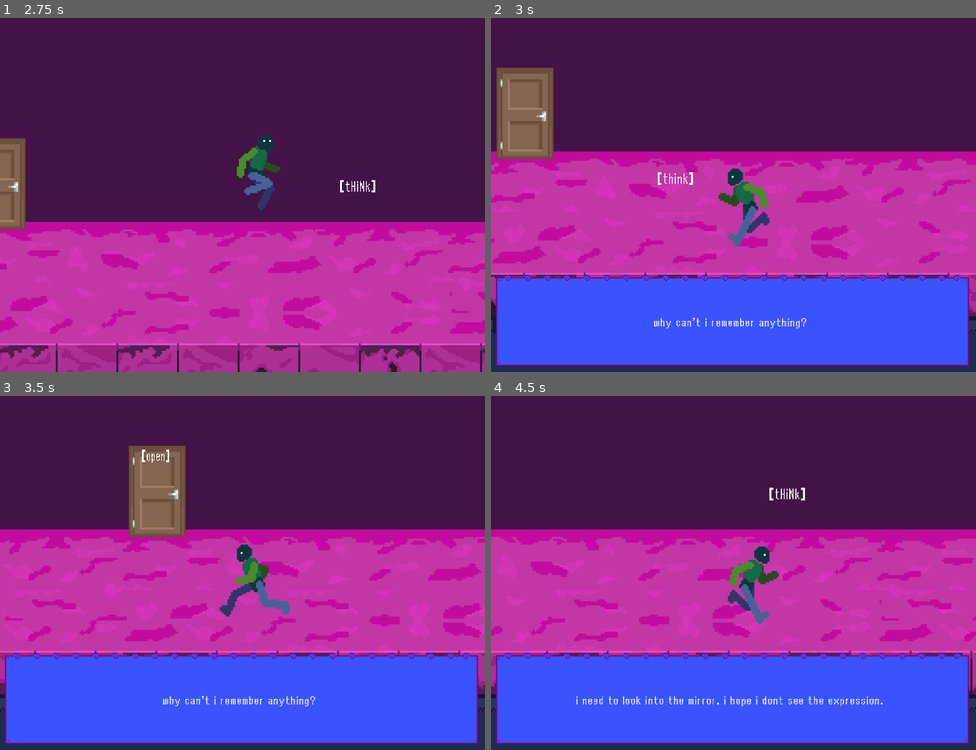
Above: before the commit, frames 1-4 (two rows, left to right).
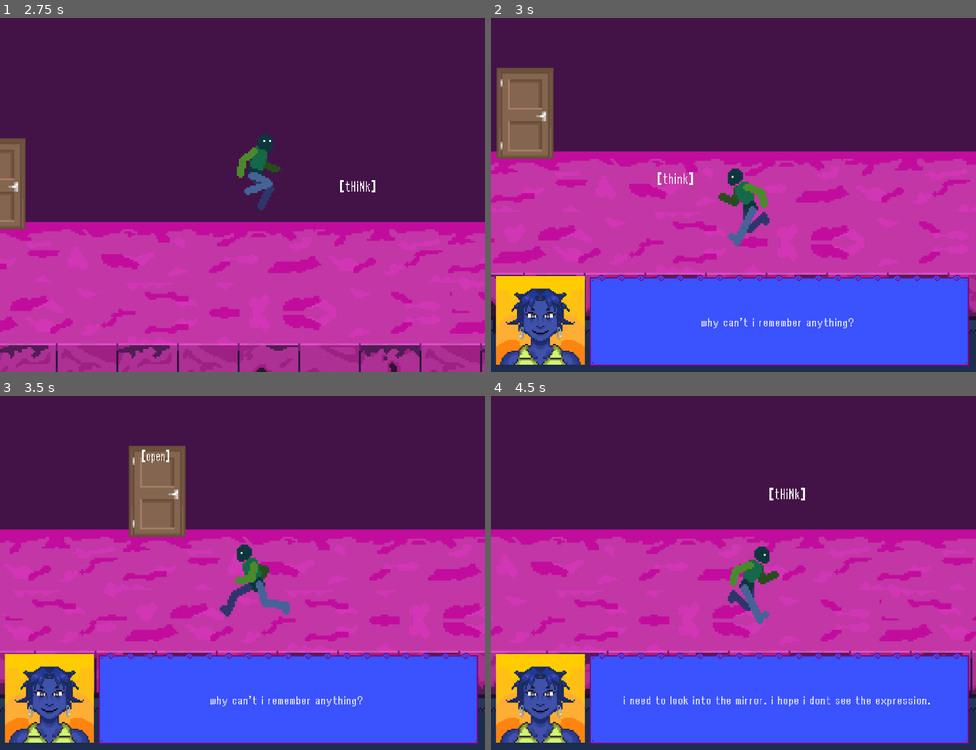
Above: after the commit, the same moments.

Repository: nisaturk/mirrorfixer-prototype
Game: Godot game, scene res://scenes/main_menu.tscn
The game is run twice, just before and just after one commit, with the same random seed, the same clock (stepped at 60 frames per second) and the same inputs.
Inputs:
- Up to frame 1 (2.75 s): click "START THIS SHIT" at 0.5 s; hold E (interact) 1.28-2.03 s; hold Right (move_right) from 1.28 s (still down); tap Up (jump) at 1.52, 2.27 s; tap E (interact) at 2.1 s
- Up to frame 2 (3 s): release Right (move_right) at 2.78 s; hold Left (move_left) from 2.78 s (still down); hold E (interact) from 2.78 s (still down)
- Up to frame 3 (3.5 s): keep holding Left (move_left); keep holding E (interact)
- Up to frame 4 (4.5 s): release Left (move_left) at 3.53 s; release E (interact) at 3.53 s; hold Right (move_right) from 3.53 s (still down); tap E (interact) at 3.6 s; tap Up (jump) at 3.77 s; hold E (interact) from 4.28 s (still down)

Frame 1 is identical in both runs. In frame 2, 5.9% of the frame differs, in the area x 1-96%, y 72-99%; in frame 3, 5.9%; in frame 4, 6.2%.

Commit message:
pause menu fix + interaction improvement

Diff:
--- a/scenes/basement.tscn
+++ b/scenes/basement.tscn
@@ -4261,13 +4261,16 @@
 position = Vector2(-265, 4)
 dialogue_id = "IMbasement1_1"
 hint_text = "think"
+single_use = true
 
 [node name="InteractableObject2" parent="InnerMonologues" instance=ExtResource("9_5j8jl")]
 position = Vector2(-154, -29)
 dialogue_id = "IMbasement1_2"
 hint_text = "tHiNk"
+single_use = true
 
 [node name="InteractableObject3" parent="InnerMonologues" instance=ExtResource("9_5j8jl")]
 position = Vector2(-55, 14)
 dialogue_id = "IMbasement1_3"
 hint_text = "THINK"
+single_use = true
--- a/scenes/pause_menu.tscn
+++ b/scenes/pause_menu.tscn
@@ -114,7 +114,7 @@
 default_font_size = 50
 
 [node name="PauseMenu" type="CanvasLayer"]
-layer = 10
+layer = 14
 script = ExtResource("1_kukqi")
 
 [node name="ColorRect" type="Panel" parent="."]
--- a/scripts/DialogueUI.gd
+++ b/scripts/DialogueUI.gd
@@ -5,6 +5,7 @@
 
 const portrait_map = { # new portrait library hehe
 	"Player": "res://assets/ui/portraits/thep-idle.png",
+	"InnerMonologues":"res://assets/ui/portraits/thep-idle.png",
 	"IAAreas": "res://assets/ui/portraits/thep-idle.png",
 	"MissManager": "res://assets/ui/portraits/missmanager-idle.png",
 	"Maxime": "res://assets/ui/portraits/maxime.png",
@@ -17,6 +18,7 @@
 
 var current_caller = null
 var current_node_id: String = ""
+var current_start_id: String = ""
 
 func _ready():
 	hide_box()
@@ -26,6 +28,9 @@
 		button.queue_free()
 
 	if id == "end":
+		if not GlobalState.finished_dialogues.has(current_start_id):
+			GlobalState.finished_dialogues.append(current_start_id)
+			print("dialogue is dooone: ", current_start_id)
 		emit_signal("dialogue_cancelled", current_caller)
 		hide_box()
 		return
@@ -67,11 +72,11 @@
 	if start_id.is_empty():
 		return
 
+	current_start_id = start_id
 	current_caller = caller
 	visible = true
 
 	var portrait_key = caller.get("portrait_id")
-
 	if portrait_key and portrait_map.has(portrait_key):
 		portrait_texture.texture = load(portrait_map[portrait_key])
 		portrait_box.show()
--- a/scripts/action_manager.gd
+++ b/scripts/action_manager.gd
@@ -64,7 +64,6 @@
 	SceneManager.change_scene("FLOOR_2", "FlatSpawn")
 
 func _action_go_upstairs(_caller_node):
-	#print("go upstairs action was called?")
 	DialogueData.just_used_elevator = false
 	SceneManager.change_scene("LOBBY", "StairsSpawn")
 
--- a/scripts/bell.gd
+++ b/scripts/bell.gd
@@ -27,7 +27,6 @@
 	if $AudioStreamPlayer2D.playing: # so the bell sounds wont overlap
 		$AudioStreamPlayer2D.stop()
 	$AudioStreamPlayer2D.play()
-
 	#print("BELLO rungO! Count:", ring_count)
 
 func _on_body_entered(body: Node2D) -> void:
--- a/scripts/global_state.gd
+++ b/scripts/global_state.gd
@@ -5,6 +5,7 @@
 var spoke_to_miss_manager: bool = false
 var unlocked_floors: Array[String] = ["BASEMENT", "LOBBY"]
 var flat_1_puzzle_solved: bool = false
+var finished_dialogues: Array = []
 
 const SAVE_PATH = "user://savegame.json"
 
@@ -15,6 +16,7 @@
 		"collected_shards": collected_shards,
 		"unlocked_floors": unlocked_floors,
 		"flat_1_puzzle_solved": flat_1_puzzle_solved,
+		"finished_dialogues": finished_dialogues
 	}
 
 	var file = FileAccess.open(SAVE_PATH, FileAccess.WRITE)
--- a/scripts/interactable.gd
+++ b/scripts/interactable.gd
@@ -5,6 +5,7 @@
 @export var portrait_id: String = ""
 @onready var interaction_hint: Label = $HintLabel
 @export var hint_text: String = "interact"
+@export var single_use: bool = false
 
 # new functions HELL YEAH
 func show_hint():
@@ -13,3 +14,9 @@
 
 func hide_hint():
 	interaction_hint.hide()
+
+# new function to turn off some interactions after theyve been interacted with
+func can_interact() -> bool:
+	if single_use and GlobalState.finished_dialogues.has(dialogue_id):
+		return false
+	return true
--- a/scripts/player.gd
+++ b/scripts/player.gd
@@ -40,13 +40,8 @@
 
 func _ready():
 	ActionManager.register_player(self)
-
+	# instead of await, we wait till it's fully ready
 	SceneManager.scene_ready.connect(_on_scene_ready)
-	#await get_tree().process_frame
-	#await get_tree().process_frame I HATE IT
-	#await get_tree().process_frame I HATE ITTT
-	#await get_tree().process_frame
-	#await get_tree().process_frame AAAAAAAAAAAAAAAAAA
 
 	if GlobalState.next_spawn_point != "":
 		var current_scene = get_tree().current_scene
@@ -76,13 +71,21 @@
 # updated the brain-y logic that will decide (lol) which hint to show
 func _update_interaction_focus():
 	var best_interactable = null
+	var valid_interactables = []
 
-	if not nearby_interactables.is_empty():
-		best_interactable = nearby_interactables[0]
-		if nearby_interactables.size() > 1:
-			for i in range(1, nearby_interactables.size()):
-				if nearby_interactables[i].prioritylevel > best_interactable.prioritylevel:
-					best_interactable = nearby_interactables[i]
+	for area in nearby_interactables:
+		if area.has_method("can_interact"):
+			if area.can_interact():
+				valid_interactables.append(area)
+		else:
+			valid_interactables.append(area)
+
+	if not valid_interactables.is_empty():
+		best_interactable = valid_interactables[0]
+		if valid_interactables.size() > 1:
+			for i in range(1, valid_interactables.size()):
+				if valid_interactables[i].prioritylevel > best_interactable.prioritylevel:
+					best_interactable = valid_interactables[i]
 
 	if best_interactable != current_best_interactable:
 		if current_best_interactable != null:
@@ -93,13 +96,22 @@
 		if current_best_interactable != null:
 			current_best_interactable.show_hint()
 
-func _input(event):
+# merged input + unhandled input into one
+func _unhandled_input(event):
+	if event.is_action_pressed("pause"):
+		if get_tree().paused:
+			PauseMenu._on_continue_button_pressed()
+		else:
+			PauseMenu.show_menu()
+		return
+
+	if get_tree().paused:
+		return
+
 	var is_ui_visible = DialogueUI.visible
-
 	if current_best_interactable != null and event.is_action_pressed("interact") and not is_ui_visible:
 		get_viewport().set_input_as_handled()
 		emit_signal("interacted", current_best_interactable)
-		# hide the hint, dialogue is starting
 		current_best_interactable.hide_hint()
 
 func _on_dialogue_ended(_caller_node):
@@ -115,13 +127,6 @@
 	if spawn:
 		global_position = spawn.global_position
 	else:
-		print("Spawn not found:", GlobalState.next_spawn_point)
+		print("spawn point not found:", GlobalState.next_spawn_point)
 
 	GlobalState.next_spawn_point = ""
-
-func _unhandled_input(event):
-	if event.is_action_pressed("pause"):
-		if get_tree().paused:
-			PauseMenu._on_continue_button_pressed()
-		else:
-			PauseMenu.show_menu()
